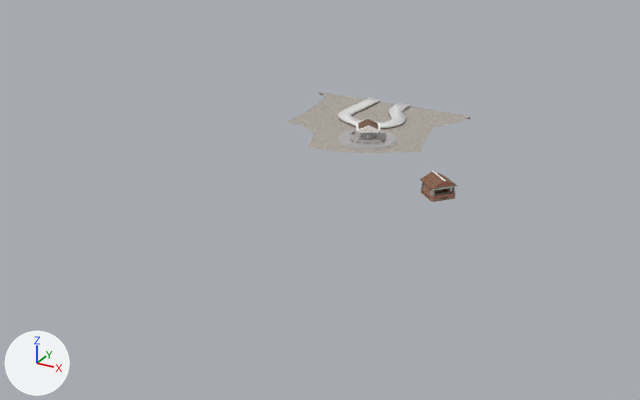
A saved change to the Blender file _tools/Geometry Nodes/Small Town.blend.
Both versions are drawn from a 50 mm lens placed at (26.4, -51.7, 22.7), pointed at (-0.7, -2.5, -1.9). The axes (+X, +Y, +Z) are drawn at lower left. The lights are the same throughout. The first picture is the older version.

Before the edit, the objects in view are built like this:
```python
ob_béziercurve_001 = bpy.data.objects.new('BézierCurve.001', me_béziercurve)
ob_béziercurve_001.location = (-4.07, 13.26, 0.37)
ob_grid_square = bpy.data.objects.new('Grid Square', me_plane_007)
ob_grid_square.location = (2.86, -3.52, 0.44)
ob_house_blue = bpy.data.objects.new('House Blue', me_mesh_002)
ob_house_blue.location = (-4.2, 4.63, 0.45)
ob_house_blue.rotation_euler = (0.0, 0.0, -0.925)  # degrees (0, 0, -53)
ob_house_red = bpy.data.objects.new('House Red', me_mesh_029)
ob_house_red.location = (-3.31, 2.18, 0.4)
ob_large_hill = bpy.data.objects.new('Large Hill', me_mesh_001)
ob_large_hill.location = (0.0, 0.0, 0.0)
ob_large_house = bpy.data.objects.new('Large House', me_cube_034)
ob_large_house.location = (8.72, -4.63, 1.52)
ob_large_house.rotation_euler = (0.0, 0.0, 0.835)  # degrees (0, 0, 48)
ob_large_house.scale = (0.89, 0.89, 0.89)
ob_medium_house = bpy.data.objects.new('Medium House', me_mesh_008)
ob_medium_house.location = (2.61, 5.12, 0.59)
ob_medium_house.rotation_euler = (0.0, 0.0, 1.123)  # degrees (0, 0, 64)
ob_small_hill = bpy.data.objects.new('Small Hill', me_mesh_003)
ob_small_hill.location = (0.0, 0.0, 0.0)
ob_trees = bpy.data.objects.new('Trees', me_mesh_019)
ob_trees.location = (11.16, 5.3, 1.42)
ob_trees.rotation_euler = (1.571, 0.437, 0.0)  # degrees (90, 25, 0)
ob_trees.scale = (0.00159, 0.00159, 0.00159)
# also in view: 'Ground' at (-2.8, 7.5, 0.1); 'Monument' at (-0.6, 4.8, 1.0)
```
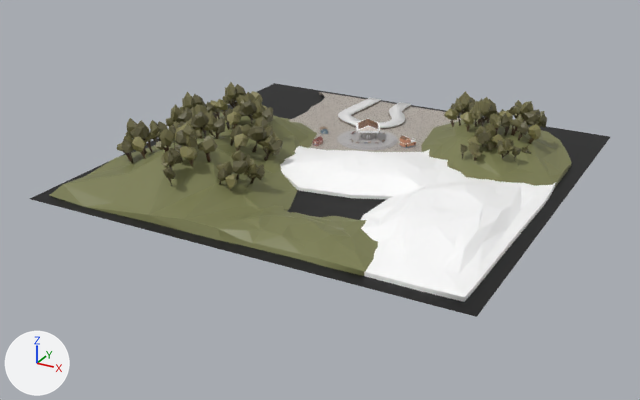
Location of each change, (x1, y1, x2, y2) in pixels of the pictures (640 x 400 px):
'SM_Generic_Ground_Hill_01', shown
    after: (361, 177, 556, 302)
'Large Hill', shown (yellow)
    after: (49, 111, 317, 241)
'Grid Square', shown
    after: (30, 83, 610, 317)
'Trees', shown (yellow)
    after: (117, 82, 547, 190)
'SM_Generic_Ground_Hill_01.001', shown
    after: (280, 146, 465, 200)
'SM_Generic_Ground_01', shown (yellow)
    after: (218, 205, 378, 276)
'Small Hill', shown (yellow)
    after: (421, 118, 572, 187)
'Large House', hidden (brown)
    before: (420, 171, 457, 202)
'Medium House', shown
    after: (400, 135, 416, 148)
'House Red', shown
    after: (313, 136, 323, 146)
'House Blue', shown
    after: (320, 126, 328, 134)

Patch to the scene script:
```diff
--- a/_tools/Geometry Nodes/Small Town.blend.py
+++ b/_tools/Geometry Nodes/Small Town.blend.py
@@ ob_medium_house @@
 ob_medium_house.rotation_euler = (0.0, 0.0, 1.123)  # degrees (0, 0, 64)
-ob_medium_house.hide_set(True)
@@ ob_large_house @@
 ob_large_house.scale = (0.89, 0.89, 0.89)
+ob_large_house.hide_set(True)
@@ ob_grid_square @@
 ob_grid_square.location = (2.86, -3.52, 0.44)
-ob_grid_square.hide_set(True)
@@ ob_large_hill @@
 ob_large_hill.location = (0.0, 0.0, 0.0)
-ob_large_hill.hide_set(True)
@@ ob_small_hill @@
 ob_small_hill.location = (0.0, 0.0, 0.0)
-ob_small_hill.hide_set(True)
@@ ob_trees @@
 ob_trees.scale = (0.00159, 0.00159, 0.00159)
-ob_trees.hide_set(True)
@@ ob_house_red @@
 ob_house_red.location = (-3.31, 2.18, 0.4)
-ob_house_red.hide_set(True)
@@ ob_house_blue @@
 ob_house_blue.rotation_euler = (0.0, 0.0, -0.925)  # degrees (0, 0, -53)
-ob_house_blue.hide_set(True)
@@ ob_sm_generic_ground_hill_01 @@
 ob_sm_generic_ground_hill_01.scale = (0.00616, 0.00365, 0.01)
-ob_sm_generic_ground_hill_01.hide_set(True)
@@ ob_sm_generic_ground_01 @@
 ob_sm_generic_ground_01.scale = (0.0155, 0.0127, 0.00711)
-ob_sm_generic_ground_01.hide_set(True)
@@ ob_sm_generic_ground_hill_01_001 @@
 ob_sm_generic_ground_hill_01_001.scale = (0.00536, 0.00328, 0.00749)
-ob_sm_generic_ground_hill_01_001.hide_set(True)
```
